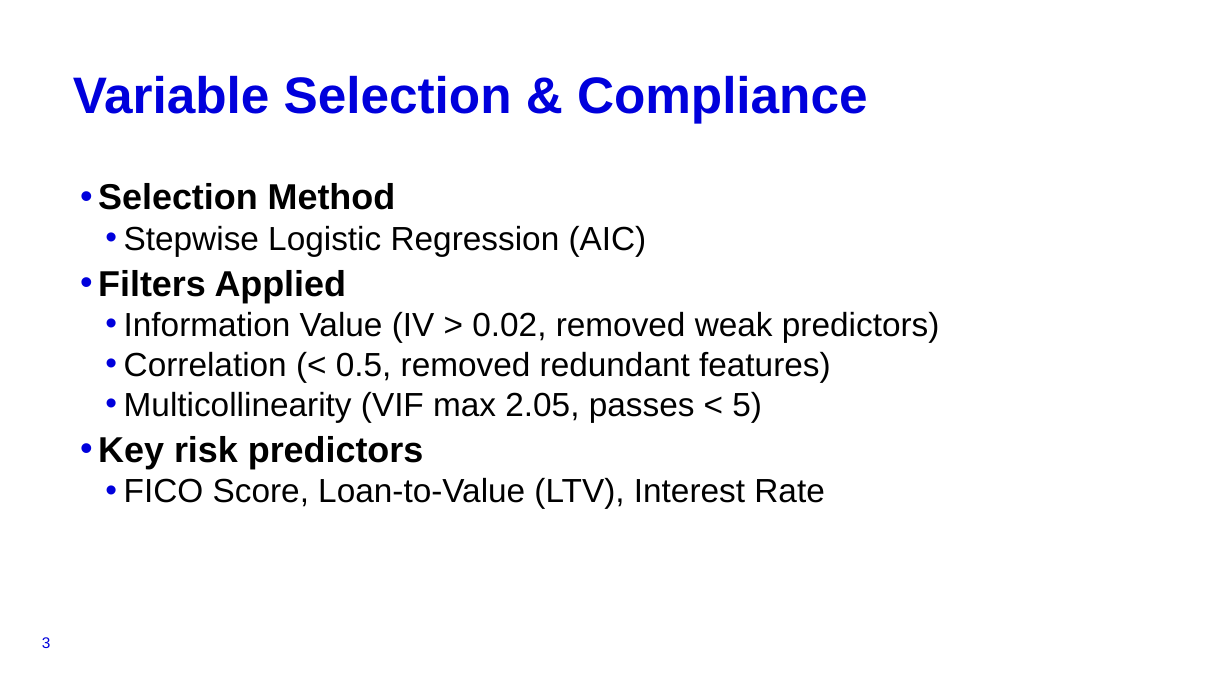
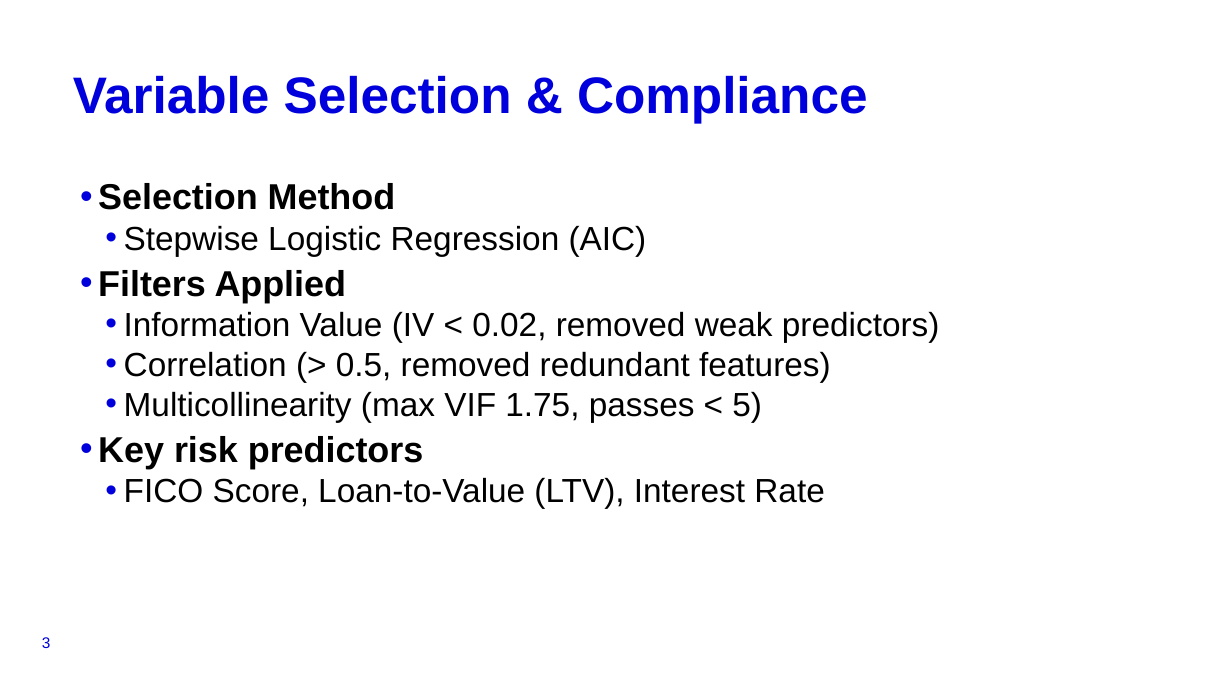
Before and after one commit to konj27/CreditRisk, a slide deck: slide 3 of APRE_Presentation.pptx. Drawn at 1232x693 pixels with LibreOffice and Linux fonts; fonts in the diff are those of the drawing; background and template pictures are left out. Boxes give left, top, right and bottom in pixels: in the first picture for what was removed or moved away, otherwise in the second. Text is boxed around its words. In the diff, an @@ line names an element or a change of style, - is before the commit and + after.

```diff
--- a/APRE_Presentation.pptx
+++ b/APRE_Presentation.pptx
@@ text at [124,311,940,423]: text changed @@
-  • Information Value (IV > 0.02, removed weak predictors)
-  • Correlation (< 0.5, removed redundant features)
-  • Multicollinearity (VIF max 2.05, passes < 5)
+  • Information Value (IV < 0.02, removed weak predictors)
+  • Correlation (> 0.5, removed redundant features)
+  • Multicollinearity (max VIF 1.75, passes < 5)
```
Also in this commit, not shown: 9 other slides changed, 1 other file.
